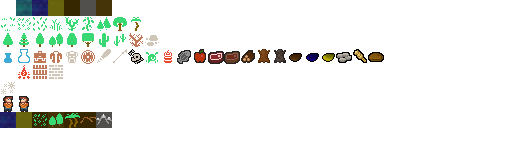
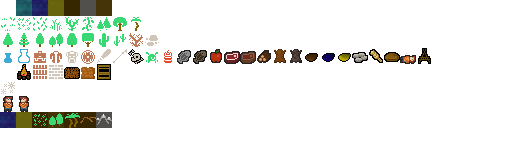
Layered file, before and after one edit (512px x 160px). Changes by layer:
painted on "tilesheet.png" over box(17, 48, 431, 80)
